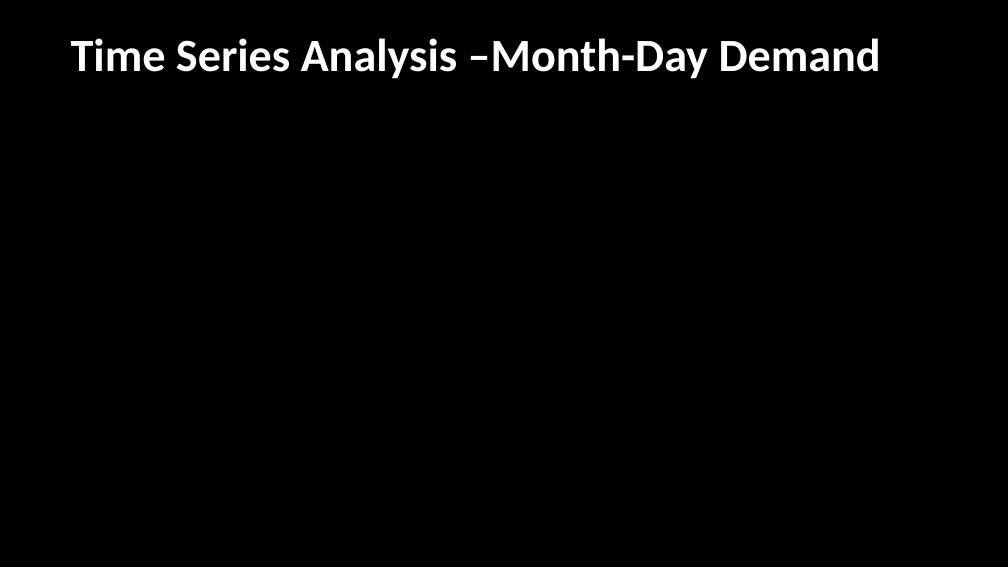
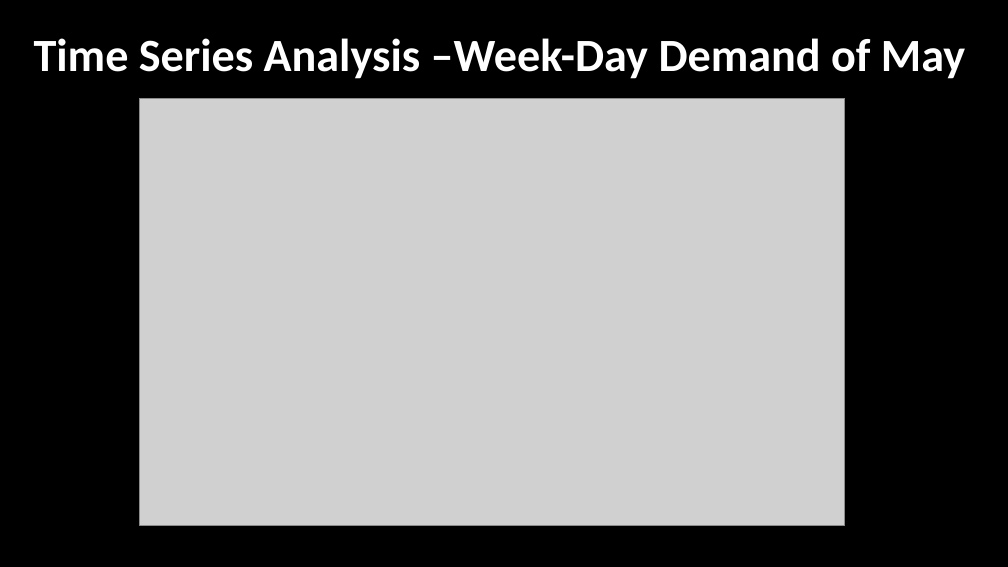
Before and after one commit to taimoorRazi/Bank-Marketing-Project, a slide deck: slide 29 of Week 11/Bank Marketing Campaign Presentation.pptx (slide 20 before the commit). Drawn at 1008x567 pixels with LibreOffice and Linux fonts; fonts in the diff are those of the drawing; grey boxes stand for pictures. Boxes give left, top, right and bottom in pixels: in the first picture for what was removed or moved away, otherwise in the second. Text is boxed around its words. In the diff, an @@ line names an element or a change of style, - is before the commit and + after.

```diff
--- a/Week 11/Bank Marketing Campaign Presentation.pptx
+++ b/Week 11/Bank Marketing Campaign Presentation.pptx
@@ title at box(34, 38, 965, 79): text changed @@
-Time Series Analysis –Month-Day Demand
+Time Series Analysis –Week-Day Demand of May
@@ picture added at box(140, 98, 845, 526) @@
```
Also in this commit, not shown: 18 other slides changed, 11 slides added, 2 slides removed.
